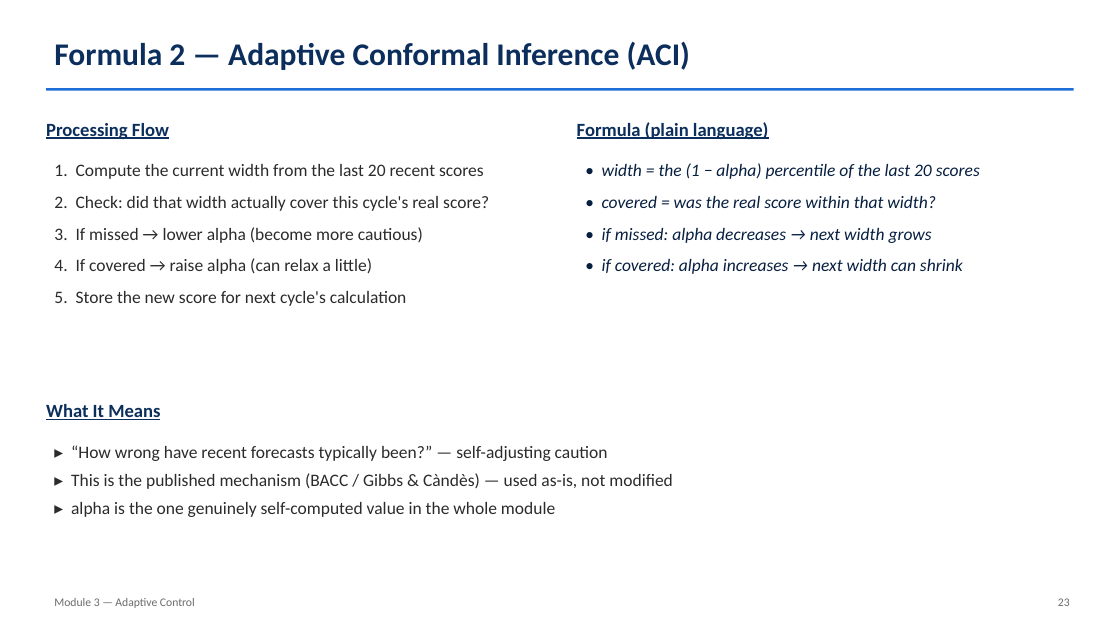
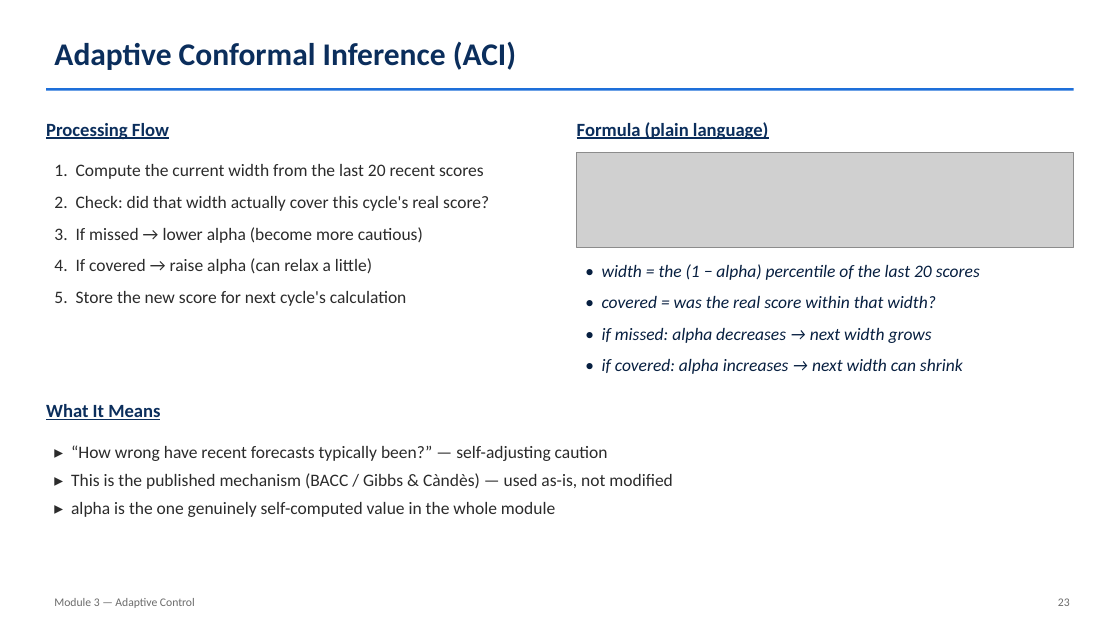
Before and after one commit to HarithaRandunu/Final_Year_Project_2026, a slide deck: slide 22 of docs/Module3_Actuator_Slides.pptx (slide 23 before the commit). Drawn at 1120x630 pixels with LibreOffice and Linux fonts; fonts in the diff are those of the drawing; grey boxes stand for pictures. Boxes give left, top, right and bottom in pixels: in the first picture for what was removed or moved away, otherwise in the second. Text is boxed around its words. In the diff, an @@ line names an element or a change of style, - is before the commit and + after.

```diff
--- a/docs/Module3_Actuator_Slides.pptx
+++ b/docs/Module3_Actuator_Slides.pptx
@@ text at (54,42,516,70): text changed @@
-Formula 2 — Adaptive Conformal Inference (ACI)
+Adaptive Conformal Inference (ACI)
@@ picture added at (577,153,1075,248) @@
@@ text "• width = the (1 ...": place and size @@
-text "• width = the (1 ..." at (602,163,980,274)
+text "• width = the (1 ..." at (602,264,980,374)
```
Also in this commit, not shown: 11 other slides changed, 4 slides added, 1 slide removed, 12 other files.
